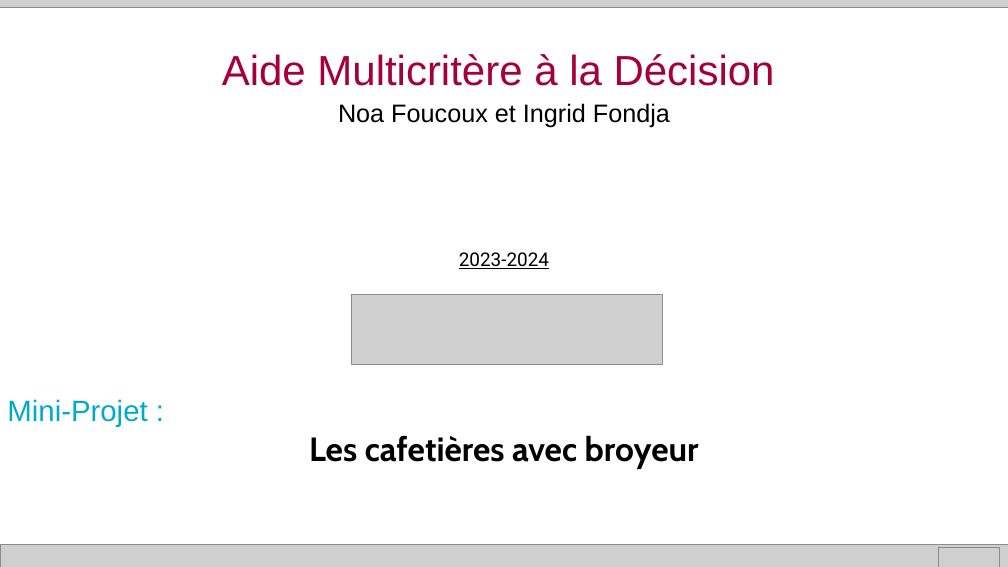
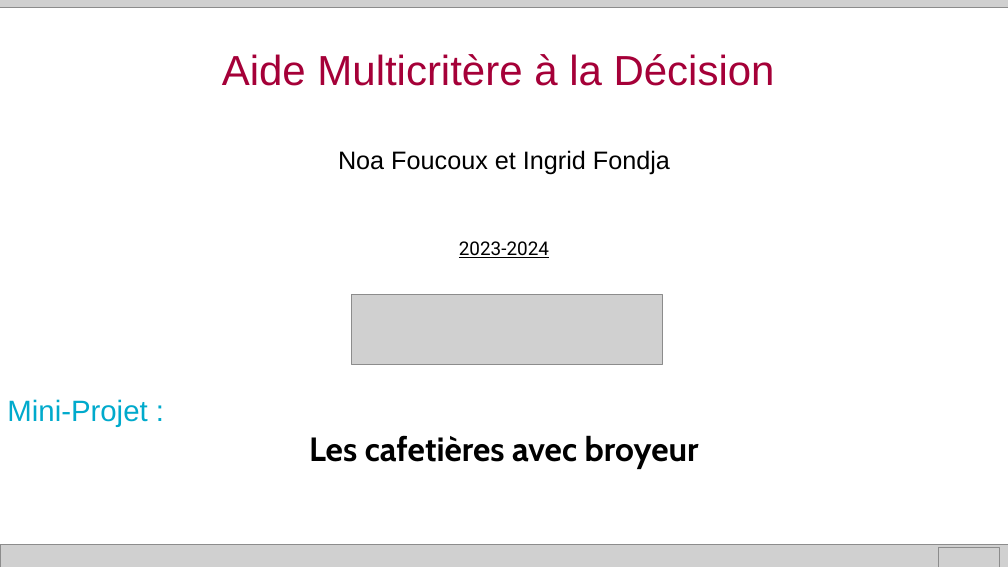
Before and after one commit to NoFOUC/projetaidmulticrit, a slide deck: slide 1 of Présentation.pptx. Drawn at 1008x567 pixels with LibreOffice and Linux fonts; fonts in the diff are those of the drawing; grey boxes stand for pictures. Boxes give left, top, right and bottom in pixels: in the first picture for what was removed or moved away, otherwise in the second. Text is boxed around its words. In the diff, an @@ line names an element or a change of style, - is before the commit and + after.

Commit message:
correstion titre

```diff
--- a/Présentation.pptx
+++ b/Présentation.pptx
@@ text "Noa Foucoux et Ingrid Fondja": place and size @@
-text "Noa Foucoux et Ingrid Fondja" at (338,103,670,128)
+text "Noa Foucoux et Ingrid Fondja" at (338,150,670,175)
@@ text "2023-2024": place and size @@
-text "2023-2024" at (459,252,549,269)
+text "2023-2024" at (459,241,549,258)
```
